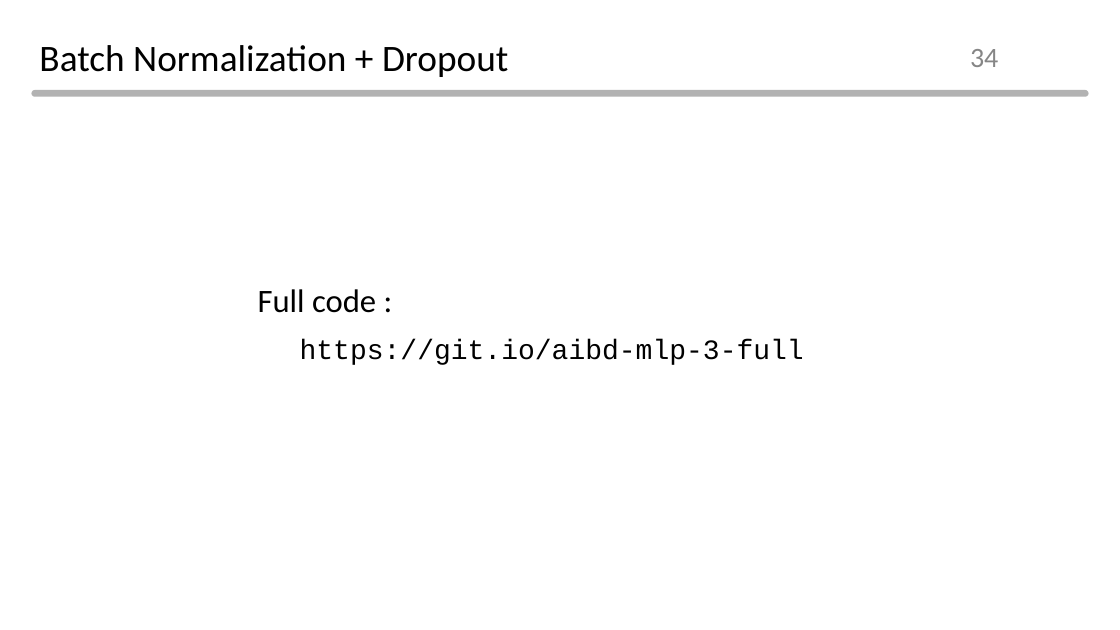
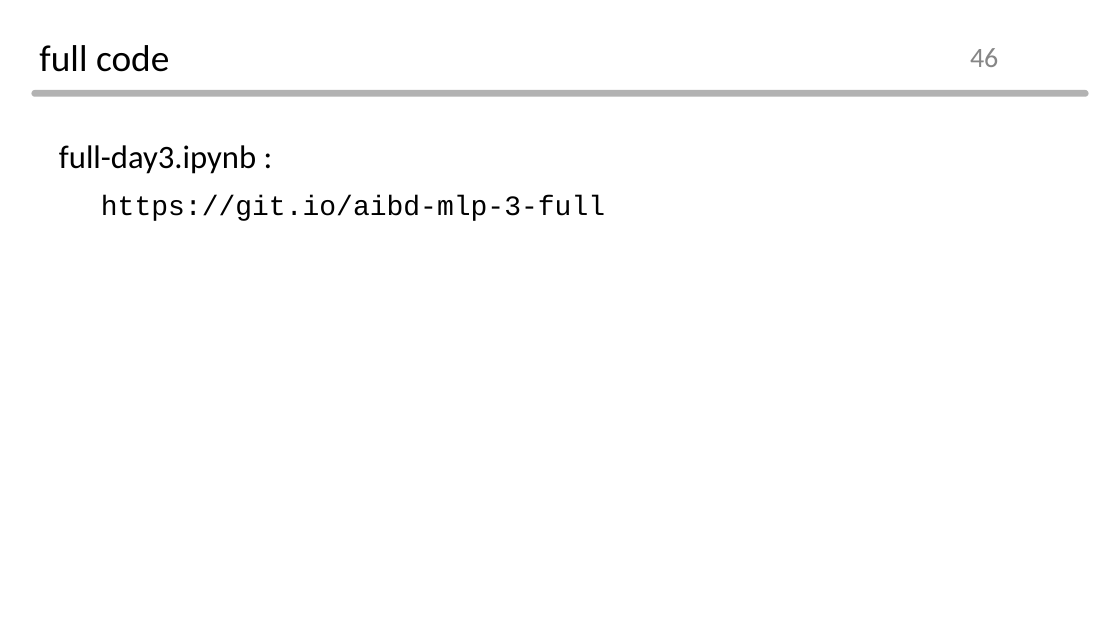
Before and after one commit to Normalist-K/aibd-2021-2, a slide deck: slide 46 of ppt/day3.pptx (slide 34 before the commit). Drawn at 1120x630 pixels with LibreOffice and Linux fonts; fonts in the diff are those of the drawing; background and template pictures are left out. Boxes give left, top, right and bottom in pixels: in the first picture for what was removed or moved away, otherwise in the second. Text is boxed around its words. In the diff, an @@ line names an element or a change of style, - is before the commit and + after.

```diff
--- a/ppt/day3.pptx
+++ b/ppt/day3.pptx
@@ title at (x1=39, y1=45, x2=169, y2=72): text changed @@
-Batch Normalization + Dropout
+full code
@@ page number at (x1=970, y1=48, x2=998, y2=67): text changed @@
-34
+46
@@ text "full-day3.ipynb :" moved from (x1=258, y1=289, x2=804, y2=365) to (x1=59, y1=145, x2=605, y2=221) @@
@@ text at (x1=59, y1=145, x2=256, y2=174): text changed @@
-Full code :
+full-day3.ipynb :
```
Also in this commit, not shown: 22 other slides changed, 15 slides added, 3 slides removed, 11 other files.
